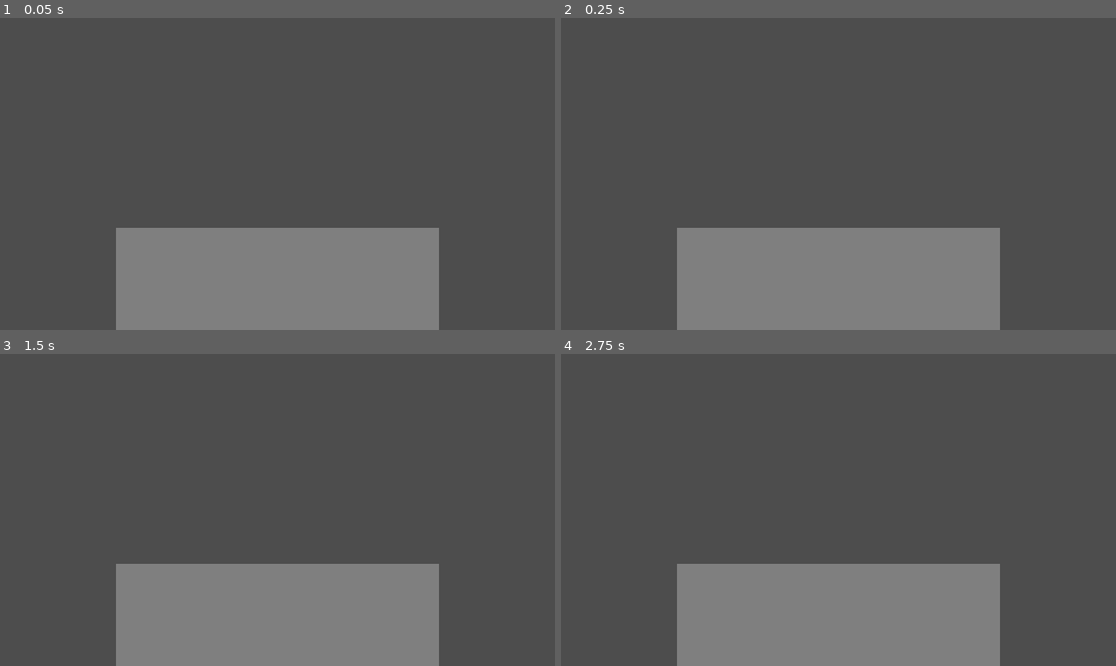
Above: before the commit, frames 1-4 (two rows, left to right).
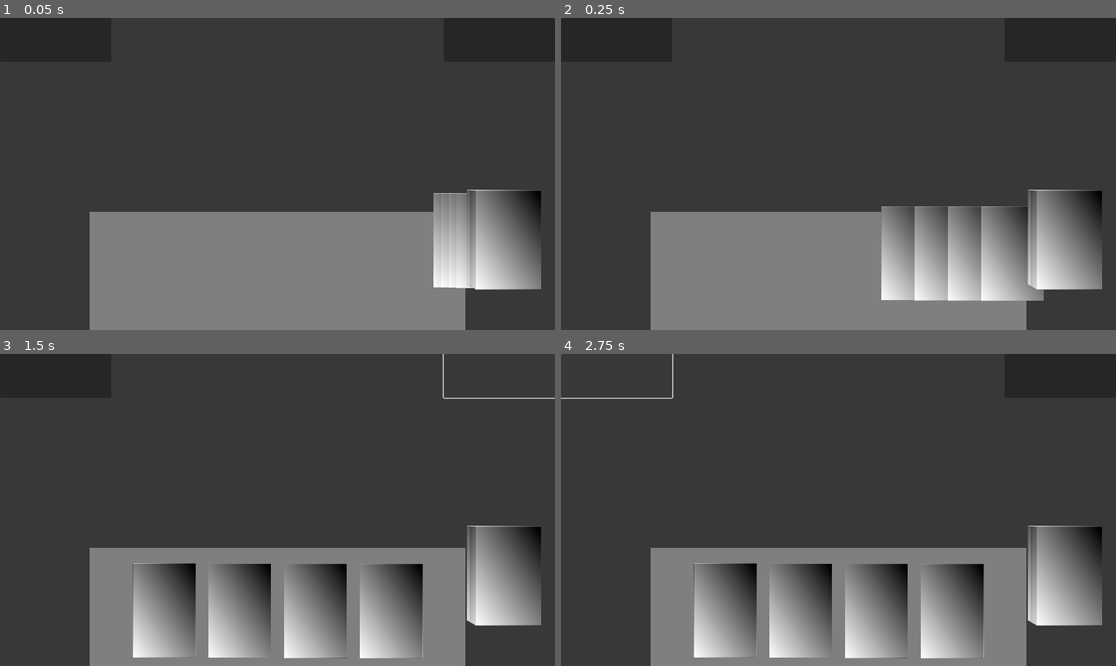
Above: after the commit, the same moments.

Repository: Juna-Idler/OpenCombat3_G4
Game: Godot game, scene res://game_client/match/match_scene.tscn
The game is run twice, just before and just after one commit, with the same random seed, the same clock (stepped at 60 frames per second) and the same inputs. Before the commit the project starts from res://match_scene.tscn.
Inputs (mouse positions are in pixels of both pictures, inside the frame that each line leads up to):
- Up to frame 1 (0.05 s): no input
- Up to frame 2 (0.25 s): no input
- Up to frame 3 (1.5 s): click (55, 375) at 0.52 s; click (499, 375) at 1.27 s
- Up to frame 4 (2.75 s): click (616, 375) at 2.02 s

The runs differ from the first frame. In frame 1, 16% of the frame differs, in the area x 0-100%, y 0-100%; in frame 2, 19%; in frame 3, 22%; in frame 4, 22%.

Commit message:
フォルダ構造を整理

Diff:
--- a/card3d.gd
+++ b/game_client/match/card3d.gd
@@ -30,6 +30,8 @@
 
 # Called when the node enters the scene tree for the first time.
 func _ready():
+	tween = create_tween()
+	tween.kill()
 	pass # Replace with function body.
 
 
--- a/card3d.tscn
+++ b/game_client/match/card3d.tscn
@@ -1,7 +1,7 @@
-[gd_scene load_steps=11 format=3 uid="uid://2rmdcylvk1ui"]
+[gd_scene load_steps=11 format=3 uid="uid://41vguxcbj5ix"]
 
-[ext_resource type="Script" path="res://card3d.gd" id="1_gqbhw"]
-[ext_resource type="PackedScene" uid="uid://88s2fwk2lrtx" path="res://card_front.tscn" id="1_ircpo"]
+[ext_resource type="Script" path="res://game_client/match/card3d.gd" id="1_gqbhw"]
+[ext_resource type="PackedScene" uid="uid://88s2fwk2lrtx" path="res://game_client/match/card_front.tscn" id="1_ircpo"]
 
 [sub_resource type="ViewportTexture" id="ViewportTexture_63w52"]
 viewport_path = NodePath("SubViewport")
--- a/manipulable_hand_area.gd
+++ b/game_client/match/manipulable_hand_area.gd
@@ -4,7 +4,7 @@
 signal clicked(card : Card3D)
 
 
-@export var cards : Array[Card3D]
+var cards : Array[Card3D]
 
 const HAND_AREA_WIDTH := 6.0
 const CARD_WIDTH := 1.0
@@ -31,6 +31,16 @@
 	move_card(1)
 	pass # Replace with function body.
 
+func set_cards(new_cards : Array[Card3D]):
+	for c in cards:
+		if not new_cards.has(c):
+			c.input_event.disconnect(on_card3d_input_event)
+	for c in new_cards:
+		if not cards.has(c):
+			c.input_event.connect(on_card3d_input_event)
+	cards = new_cards
+	align()
+	pass
 
 func align():
 	var hand_count := cards.size()
@@ -39,7 +49,7 @@
 	if step < CARD_WIDTH + CARD_SPACE:
 		start = step / 10
 		step = (HAND_AREA_WIDTH - CARD_WIDTH - start*2) / (hand_count - 1);
-		start -= HAND_AREA_WIDTH/2
+		start -= (HAND_AREA_WIDTH - CARD_WIDTH)/2
 	_hand_positions.resize(hand_count)
 	for i in range(hand_count):
 		_hand_positions[i] = Vector3(position.x + start + step * i,position.y,0.01 * (i + 1))
@@ -112,6 +122,7 @@
 			_drag_card.set_ray_pickable(true)
 			$AllArea.input_ray_pickable = false
 			if _drag_card.position.y >= position.y + CARD_PLAY_MOVE_Y:
+
 				pass
 			_drag_card = null
 			$MeshInstance3D.material_overlay.albedo_color = Color(0.5,0.5,0.5)
--- a/manipulable_hand_area.tscn
+++ b/game_client/match/manipulable_hand_area.tscn
@@ -1,6 +1,6 @@
 [gd_scene load_steps=5 format=3 uid="uid://dht2s0ccv6v1l"]
 
-[ext_resource type="Script" path="res://manipulable_hand_area.gd" id="1_dbyry"]
+[ext_resource type="Script" path="res://game_client/match/manipulable_hand_area.gd" id="1_dbyry"]
 
 [sub_resource type="WorldBoundaryShape3D" id="WorldBoundaryShape3D_5grvk"]
 plane = Plane(0, 0, 1, 0)
--- /dev/null
+++ b/game_client/match/match_scene.gd
@@ -0,0 +1,24 @@
+extends Node
+
+var deck : Array[Card3D] = []
+
+# Called when the node enters the scene tree for the first time.
+func _ready():
+	const Card3D_Scene := preload("res://game_client/match/card3d.tscn")
+
+	for i in 30:
+		var c := Card3D_Scene.instantiate()
+		deck.append(c)
+		c.position.x = 3.5
+		c.position.y = -1
+		c.position.z = i * 0.01
+		c.rotate_y(PI)
+		$Field/CardHolder.add_child(c)
+	var hand := deck.slice(0,4,1)
+	$Field/HandArea.set_cards(hand)
+	$Field/HandArea.move_card(1)
+
+
+# Called every frame. 'delta' is the elapsed time since the previous frame.
+func _process(delta):
+	pass
--- /dev/null
+++ b/game_client/match/match_scene.tscn
@@ -0,0 +1,46 @@
+[gd_scene load_steps=4 format=3 uid="uid://dci4g4cu74w6n"]
+
+[ext_resource type="Script" path="res://game_client/match/match_scene.gd" id="1_jvtjj"]
+[ext_resource type="PackedScene" uid="uid://dht2s0ccv6v1l" path="res://game_client/match/manipulable_hand_area.tscn" id="1_t8nmr"]
+
+[sub_resource type="Environment" id="Environment_m7sro"]
+background_mode = 1
+background_color = Color(0.219608, 0.219608, 0.219608, 1)
+
+[node name="match_scene" type="Node"]
+script = ExtResource("1_jvtjj")
+
+[node name="Field" type="Node3D" parent="."]
+
+[node name="HandArea" parent="Field" instance=ExtResource("1_t8nmr")]
+transform = Transform3D(1, 0, 0, 0, 1, 0, 0, 0, 1, 0, -1.6, 0)
+
+[node name="Camera3D" type="Camera3D" parent="Field"]
+transform = Transform3D(1, 0, 0, 0, 1, 0, 0, 0, 1, 0, 0, 6)
+environment = SubResource("Environment_m7sro")
+fov = 45.0
+
+[node name="CardHolder" type="Node3D" parent="Field"]
+
+[node name="Control" type="Control" parent="."]
+layout_mode = 3
+anchors_preset = 15
+anchor_right = 1.0
+anchor_bottom = 1.0
+grow_horizontal = 2
+grow_vertical = 2
+mouse_filter = 2
+
+[node name="Button" type="Button" parent="Control"]
+layout_mode = 0
+offset_right = 231.0
+offset_bottom = 91.0
+
+[node name="Button2" type="Button" parent="Control"]
+layout_mode = 1
+anchors_preset = 1
+anchor_left = 1.0
+anchor_right = 1.0
+offset_left = -231.0
+offset_bottom = 91.0
+grow_horizontal = 0
--- a/scripts/offline/Test.tscn
+++ b/game_server/offline/Test.tscn
@@ -1,6 +1,6 @@
 [gd_scene load_steps=2 format=3 uid="uid://dva2l1ggrt75c"]
 
-[ext_resource type="Script" path="res://scripts/offline/Test.gd" id="1_fyfmv"]
+[ext_resource type="Script" path="res://game_server/offline/Test.gd" id="1_6j6t4"]
 
 [node name="Test" type="Control"]
 layout_mode = 3
@@ -9,4 +9,4 @@
 anchor_bottom = 1.0
 grow_horizontal = 2
 grow_vertical = 2
-script = ExtResource("1_fyfmv")
+script = ExtResource("1_6j6t4")
--- a/match_scene.tscn
+++ /dev/null
@@ -1,13 +0,0 @@
-[gd_scene load_steps=2 format=3 uid="uid://dci4g4cu74w6n"]
-
-[ext_resource type="PackedScene" path="res://manipulable_hand_area.tscn" id="1_ev8x6"]
-
-[node name="Node" type="Node"]
-
-[node name="Field" type="Node3D" parent="."]
-
-[node name="HandArea" parent="Field" instance=ExtResource("1_ev8x6")]
-
-[node name="Camera3D" type="Camera3D" parent="Field"]
-transform = Transform3D(1, 0, 0, 0, 1, 0, 0, 0, 1, 0, 0, 7)
-fov = 45.0
--- a/project.godot
+++ b/project.godot
@@ -11,13 +11,13 @@
 [application]
 
 config/name="OpenCombat3_G4"
-run/main_scene="res://match_scene.tscn"
+run/main_scene="res://game_client/match/match_scene.tscn"
 config/features=PackedStringArray("4.1", "GL Compatibility")
 config/icon="res://icon.svg"
 
 [editor_plugins]
 
-enabled=PackedStringArray("res://addons/custom_resource/plugin.cfg", "res://addons/text_resource/plugin.cfg")
+enabled=PackedStringArray("res://addons/custom_resource/plugin.cfg")
 
 [filesystem]
 
Renamed: card_front.tscn -> game_client/match/card_front.tscn
Renamed: scripts/game_data/card_catalog.gd -> game_data/card_catalog.gd
Renamed: scripts/game_data/catalog_data.gd -> game_data/catalog_data.gd
Renamed: scripts/game_data/deck_data.gd -> game_data/deck_data.gd
Renamed: scripts/game_data/deck_list.gd -> game_data/deck_list.gd
Renamed: scripts/game_data/i_card_catalog.gd -> game_data/i_card_catalog.gd
Renamed: scripts/game_data/regulation_data.gd -> game_data/regulation_data.gd
Renamed: scripts/game_mechanics/mechanics_data.gd -> game_server/game_mechanics/mechanics_data.gd
Renamed: scripts/game_mechanics/player_card_factory.gd -> game_server/game_mechanics/player_card_factory.gd
Renamed: scripts/game_mechanics/processor.gd -> game_server/game_mechanics/processor.gd
Renamed: scripts/game_mechanics/skill_processor.gd -> game_server/game_mechanics/skill_processor.gd
Renamed: scripts/game_mechanics/state_processor.gd -> game_server/game_mechanics/state_processor.gd
(and 5 more such lines)
